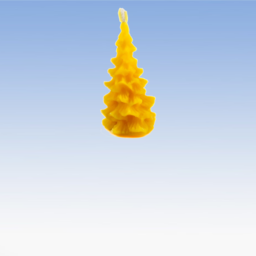
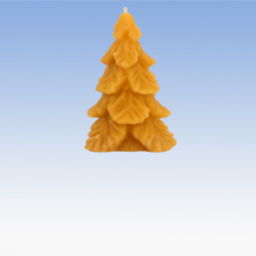
Comparing the layer stacks of the two 256 × 256 images. Changes:
removed layer "tannenbaum-bienenwachs.png" over [100, 7, 157, 139]
added layer "Eingefügte Ebene" above "Pasted Layer copy" over [84, 7, 178, 153]
